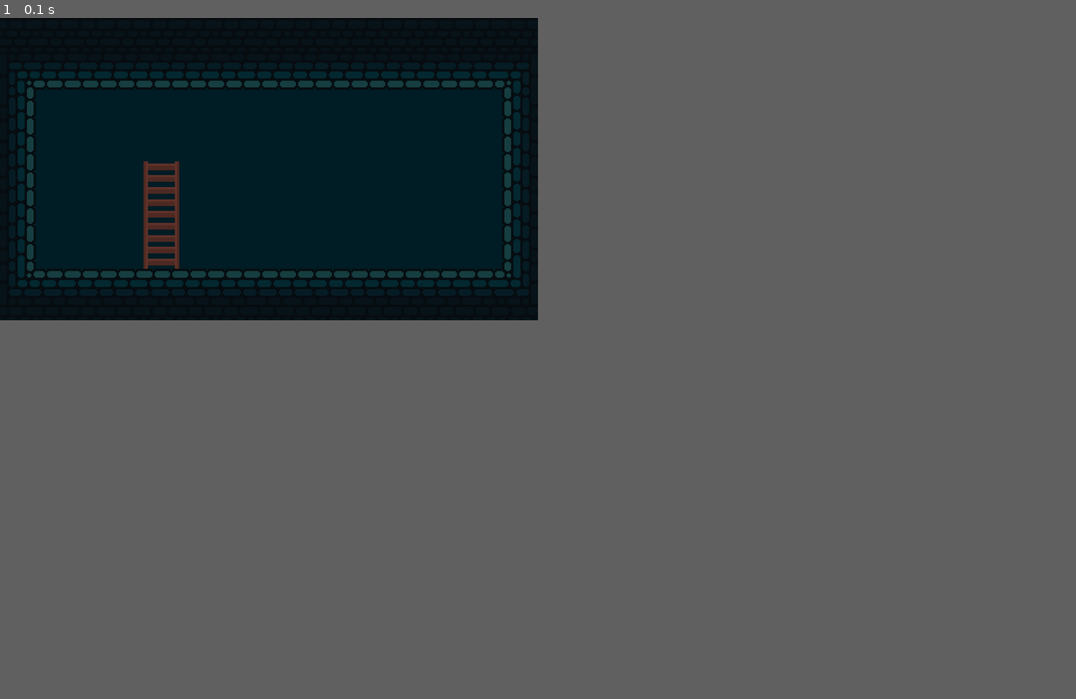
Above: before the commit, frame 1.
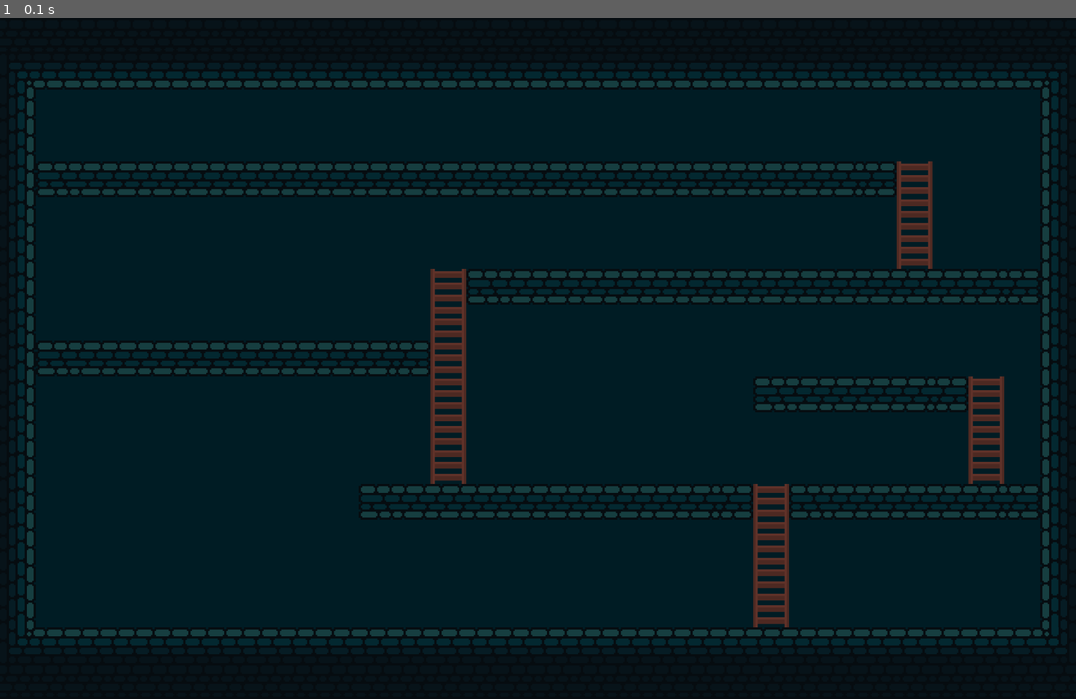
Above: after the commit, the same moment.

Repository: alexeyumatov/pygame_project
Game: pygame game, started from src/test.py
Same seed, same stepped clock (60 frames per second), same inputs: the game is played once before the commit and once after it.
Inputs:
- Up to frame 1 (0.1 s): no input
In our replay, the window is 900x506 before the commit and 1800x1140 after it. These sizes can differ from the game's own. Grey fills any space a smaller window leaves; there, only what the larger window draws over its background counts as a difference.

The runs differ from the first frame. In frame 1, 7.8% of the frame differs, in the area x 1-98%, y 7-91%.

Commit message:
создание локаций

Diff:
--- a/src/Location.py
+++ b/src/Location.py
@@ -14,7 +14,10 @@
     'bottom_right_corner': load_image('Locations/Bottom_Right_Corner.png'),
     'top_left_corner': load_image('Locations/Top_Left_Corner.png'),
     'top_right_corner': load_image('Locations/Top_Right_Corner.png'),
-    'dark_block': load_image('Locations/Dark_Block.png')
+    'dark_block': load_image('Locations/Dark_Block.png'),
+    'platform': load_image('Locations/Platform.png'),
+    'left_platform_corner': load_image('Locations/Left_Platform_Corner.png'),
+    'right_platform_corner': load_image('Locations/Right_Platform_Corner.png'),
 }
 
 tile_width = tile_height = 128
@@ -46,7 +49,12 @@
                 Tile('right_wall', x, y, all_sprites, tiles_group)
             elif level_map[y][x] == '|':
                 Tile('ladder', x, y, all_sprites, ladder_group)
-
+            elif level_map[y][x] == ':':
+                Tile('left_platform_corner', x, y, all_sprites, tiles_group)
+            elif level_map[y][x] == ';':
+                Tile('right_platform_corner', x, y, all_sprites, tiles_group)
+            elif level_map[y][x] == '\"':
+                Tile('platform', x, y, all_sprites, tiles_group)
     return x, y
 
 
--- a/src/data/levels/level1.txt
+++ /dev/null
@@ -1,9 +0,0 @@
-+++++++++++++++
-{-------------}
-$............./
-$............./
-$...|........./
-$...|........./
-$...|........./
-[_____________]
-+++++++++++++++
--- /dev/null
+++ b/src/data/levels/level_1.txt
@@ -0,0 +1,19 @@
+++++++++++++++++++++++++++++++
+{----------------------------}
+$............................/
+$............................/
+$............................/
+$.....|:"""""""""""""""""""""/
+$.....|....................../
+$.....|....................../
+$.....|.........|:""""""""";./
+$.....|.........|............/
+$.....|.........|............/
+$..:""""""""""";|............/
+$...............|............/
+$...............|............/
+$......|:""""""""""";......../
+$......|...................../
+$......|...................../
+[____________________________]
+++++++++++++++++++++++++++++++
--- /dev/null
+++ b/src/data/levels/level_2.txt
@@ -0,0 +1,19 @@
+++++++++++++++++++++++++++++++
+{----------------------------}
+$............................/
+$............................/
+$:"""""""""""""""""""""";|.../
+$........................|.../
+$........................|.../
+$...........|:"""""""""""""";/
+$...........|................/
+$:""""""""";|................/
+$...........|........:"""";|./
+$...........|..............|./
+$...........|..............|./
+$.........:""""""""";|:""""";/
+$....................|......./
+$....................|......./
+$....................|......./
+[____________________________]
+++++++++++++++++++++++++++++++
--- /dev/null
+++ b/src/data/levels/level_maker.txt
@@ -0,0 +1,19 @@
+++++++++++++++++++++++++++++++
+{----------------------------}
+$............................/
+$............................/
+$:"""""""""""""""""""""";|.../
+$........................|.../
+$........................|.../
+$...........|:"""""""""""""";/
+$...........|................/
+$:""""""""";|................/
+$...........|........:"""";|./
+$...........|..............|./
+$...........|..............|./
+$.........:""""""""";|:""""";/
+$....................|......./
+$....................|......./
+$....................|......./
+[____________________________]
+++++++++++++++++++++++++++++++
--- a/src/main.py
+++ b/src/main.py
@@ -98,7 +98,7 @@
     screen = pygame.display.set_mode(size, pygame.SCALED | pygame.FULLSCREEN)
     clock = pygame.time.Clock()
     FPS = 60
-    level_x, level_y = draw_location(load_level('levels/level1.txt'))
+    level_x, level_y = draw_location(load_level('levels/level_maker.txt'))
     left, right = False, False
     left_stop, right_stop = False, False
     up, down = False, False
--- a/src/test.py
+++ b/src/test.py
@@ -5,8 +5,8 @@
 
 if __name__ == '__main__':
     pygame.init()
-    level_x, level_y = draw_location(load_level('levels/level1.txt'))
-    size = width, height = 1920, 1080
+    level_x, level_y = draw_location(load_level('levels/level_maker.txt'))
+    size = width, height = 3840, 2432
     screen = pygame.display.set_mode(size, pygame.SCALED | pygame.FULLSCREEN)
     clock = pygame.time.Clock()
 
Binary file added: src/data/Locations/Left_Platform_Corner.png
Binary file added: src/data/Locations/Platform.png
Binary file added: src/data/Locations/Right_Platform_Corner.png
